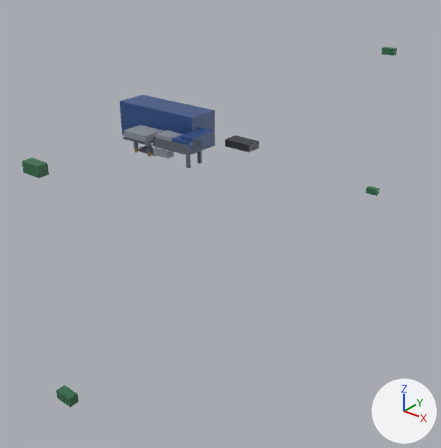
Before and after pictures for a commit that changed the glTF model redesign/blender/out/aircraft/glb/power.glb.
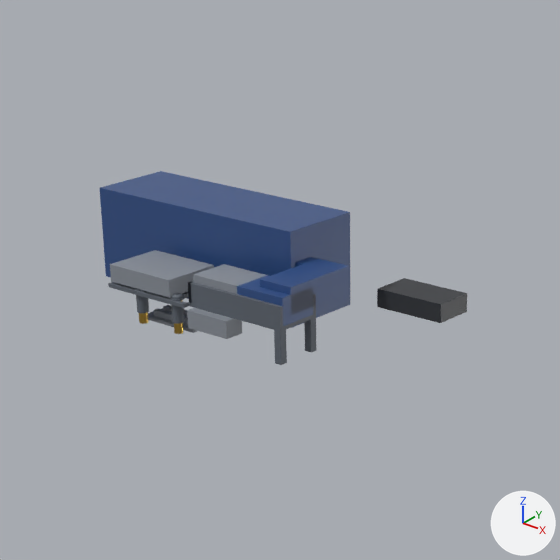
Old and new are each drawn whole from a 50 mm lens placed at (0.542, -0.598, 0.292), pointed at (0.07, -0.008, -0.074) and again close up on the part from 19% to 67% of the width and 7% to 54% of the height. The lights are fixed; the arrows at lower right show +X, +Y and +Z. The last two pictures show the newer version. Vertices at exactly the same position are counted once.

Names of what the first close-up shows: 'PWR-001', 'PWR-002', 'PWR-003', 'PWR-005', 'PWR-006', 'PWR-007' and 4 more.
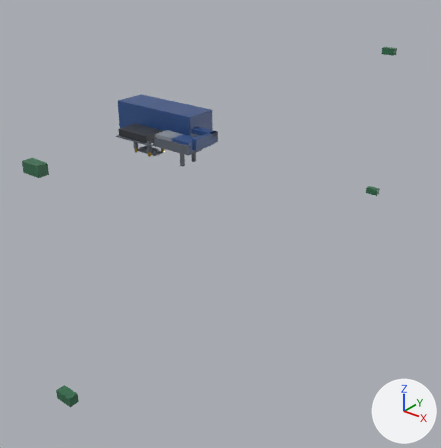
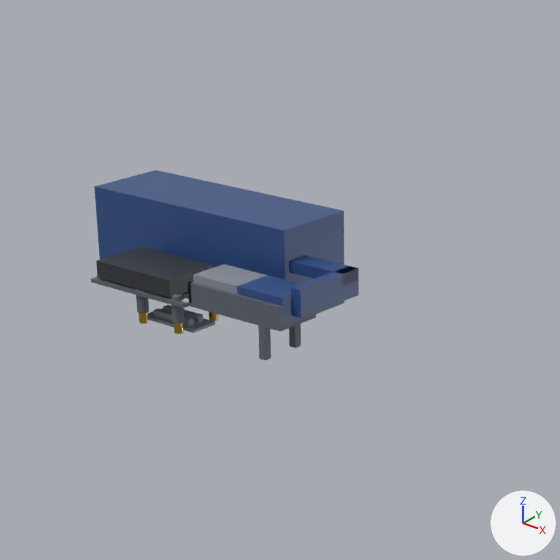
Location of each change, [x1, y1, x2, y2] in pixels of the close-ups (560 x 560 px; the box of a moved part takes in the faces that stretch with it):
'PWR-001', reshaped: before [100, 171, 350, 327]; after [94, 170, 359, 326]
'PWR-006', reshaped (8% wider): before [108, 281, 316, 365]; after [91, 277, 316, 360]
'PWR-003', reshaped (13% wider, 6% taller): before [110, 250, 214, 298]; after [96, 247, 214, 298]
'PWR-005', deleted: before [377, 278, 467, 323]
'PWR-007', deleted: before [187, 308, 242, 339]
part 1 of me_pwr_001, moved or reshaped: before [100, 171, 350, 327]; after [94, 170, 344, 314]
part 2 of me_pwr_001, moved or reshaped: before [260, 257, 347, 295]; after [289, 255, 359, 318]
part 3 of me_pwr_006, added: after [258, 325, 271, 360]
part 4 of me_pwr_006, added: after [289, 324, 301, 348]
part 5 of me_pwr_006, built on: before [108, 282, 188, 308]; after [91, 277, 188, 308]
part 6 of me_pwr_006, deleted: before [274, 318, 316, 365]
part 7 of me_pwr_003, built on: before [110, 265, 170, 298]; after [96, 261, 214, 298]
part 8 of me_pwr_003, recoloured (darker): before [110, 250, 213, 280]; after [97, 247, 213, 280]

The change, as a list of edits to the scene's bpy script:
```text
Change me_pwr_001:
    used by ob_pwr_001; location = (0.0, 0.0, 0.0)
    remove me_pwr_001.from_pydata(...)  # 31 vertices, 48 faces; spans x -0.1..0.06, y -0.057..0.023, z 0.023..0.072
    add me_pwr_001.from_pydata(...)  # 35 vertices, 58 faces; spans x -0.104..0.066, y -0.057..0.023, z 0.023..0.072
    me_pwr_001 part 1: the loose piece of 8 vertices spanning x -0.1..0.036, y -0.023..0.023, z 0.023..0.072 is moved by (-0.004, 0.0, 0.0)
    me_pwr_001 part 2: 6 vertices moved from x 0.041, y -0.051..-0.008, z 0.043..0.056 to x 0.066, y -0.051..-0.008, z 0.043..0.056; 5 vertices removed from x 0.034..0.041, y -0.02..-0.008, z 0.05..0.056; 9 vertices added at x 0.031..0.066, y -0.02..-0.008, z 0.05..0.056
Change me_pwr_006:
    used by ob_pwr_006; location = (0.0, 0.0, 0.0)
    remove me_pwr_006.from_pydata(...)  # 62 vertices, 116 faces; spans x -0.053..0.06, y -0.0633..-0.0293, z 0.0198..0.0486
    add me_pwr_006.from_pydata(...)  # 212 vertices, 428 faces; spans x -0.066..0.06, y -0.0633..-0.0293, z 0.0198..0.0486
    me_pwr_006 part 3: a new loose piece, a box spanning x 0.046..0.05, y -0.0593..-0.0553, z 0.0198..0.0366, in mat_look__5f6670 (grey #5f6670)
    me_pwr_006 part 4: a new loose piece, a box spanning x 0.046..0.05, y -0.0373..-0.0333, z 0.0198..0.0366, in mat_look__5f6670 (grey #5f6670)
    me_pwr_006 part 5: 4 vertices removed from x -0.053, y -0.0633..-0.0293, z 0.0366..0.0386; 160 vertices added at x -0.066..-0.007, y -0.0633..-0.0293, z 0.0211..0.0391
    me_pwr_006 part 6: 14 vertices removed from x 0.056..0.06, y -0.0593..-0.0333, z 0.0198..0.0366
    other edits to the shape of me_pwr_006 do not show in these pictures
Change me_pwr_003:
    used by ob_pwr_003; location = (0.0, 0.0, 0.0)
    remove me_pwr_003.from_pydata(...)  # 8 vertices, 12 faces; spans x -0.052..-0.01, y -0.0624..-0.0303, z 0.0396..0.0486
    add me_pwr_003.from_pydata(...)  # 282 vertices, 533 faces; spans x -0.062..-0.01, y -0.0624..-0.0303, z 0.0396..0.0486
    me_pwr_003 part 7: 2 vertices moved from x -0.052, y -0.0624..-0.0303, z 0.0486 to x -0.062, y -0.0624..-0.0303, z 0.0486; 2 vertices removed from x -0.052, y -0.0624..-0.0303, z 0.0396; 276 vertices added at x -0.062..-0.01, y -0.0624..-0.0303, z 0.0396..0.0409
    me_pwr_003 part 8: 3 faces spanning x -0.062..-0.01, y -0.0624..-0.0303, z 0.0396..0.0486 switch from mat_look__8a9099 (grey #8a9099) to mat_look__33363b (dark grey #33363b)
Remove ob_pwr_007:
    ob_pwr_007 = bpy.data.objects.new('PWR-007', me_pwr_007)
    ob_pwr_007.location = (0.0, 0.0, 0.0)
Remove ob_pwr_005:
    ob_pwr_005 = bpy.data.objects.new('PWR-005', me_pwr_005)
    ob_pwr_005.location = (0.0, 0.0, 0.0)
```
